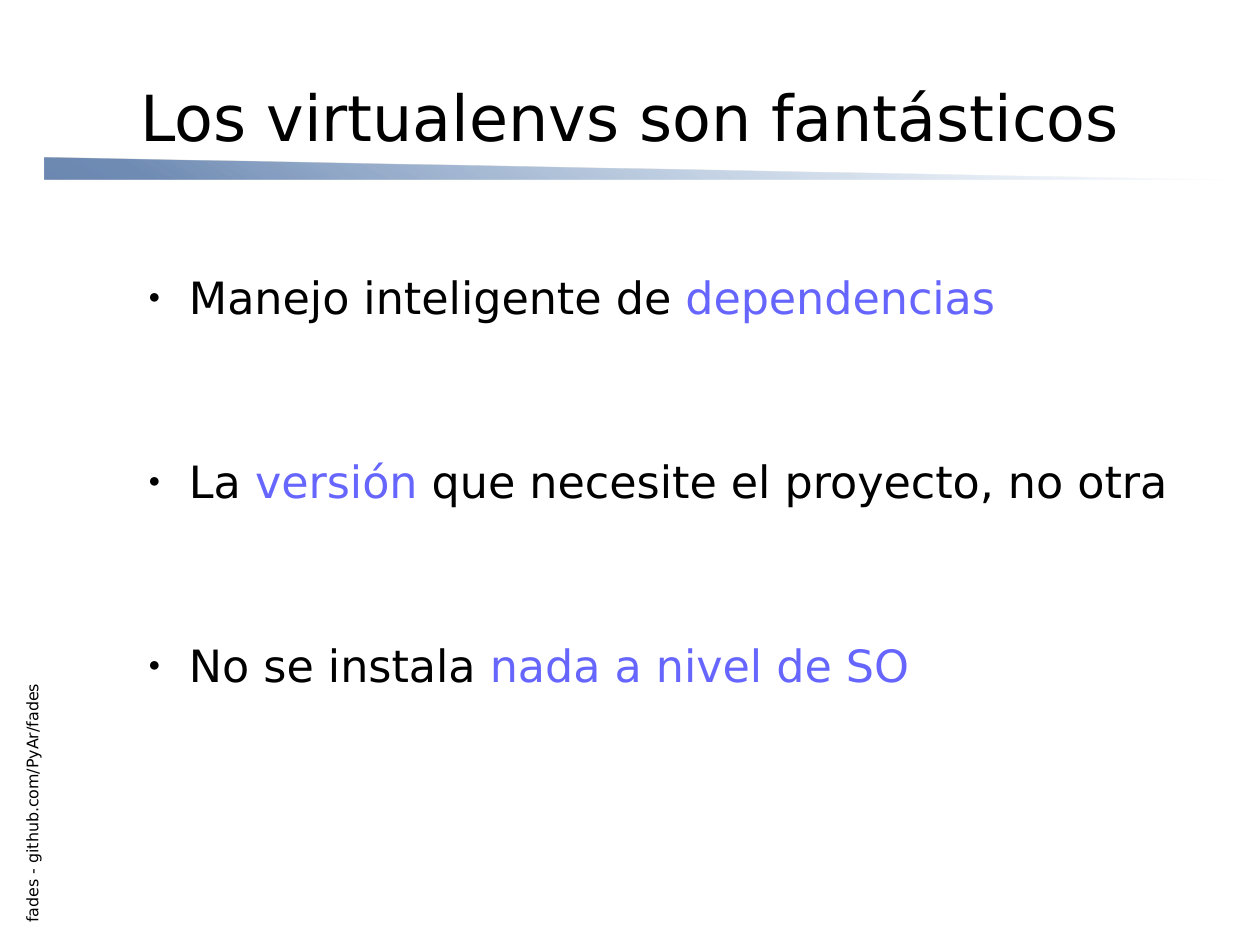
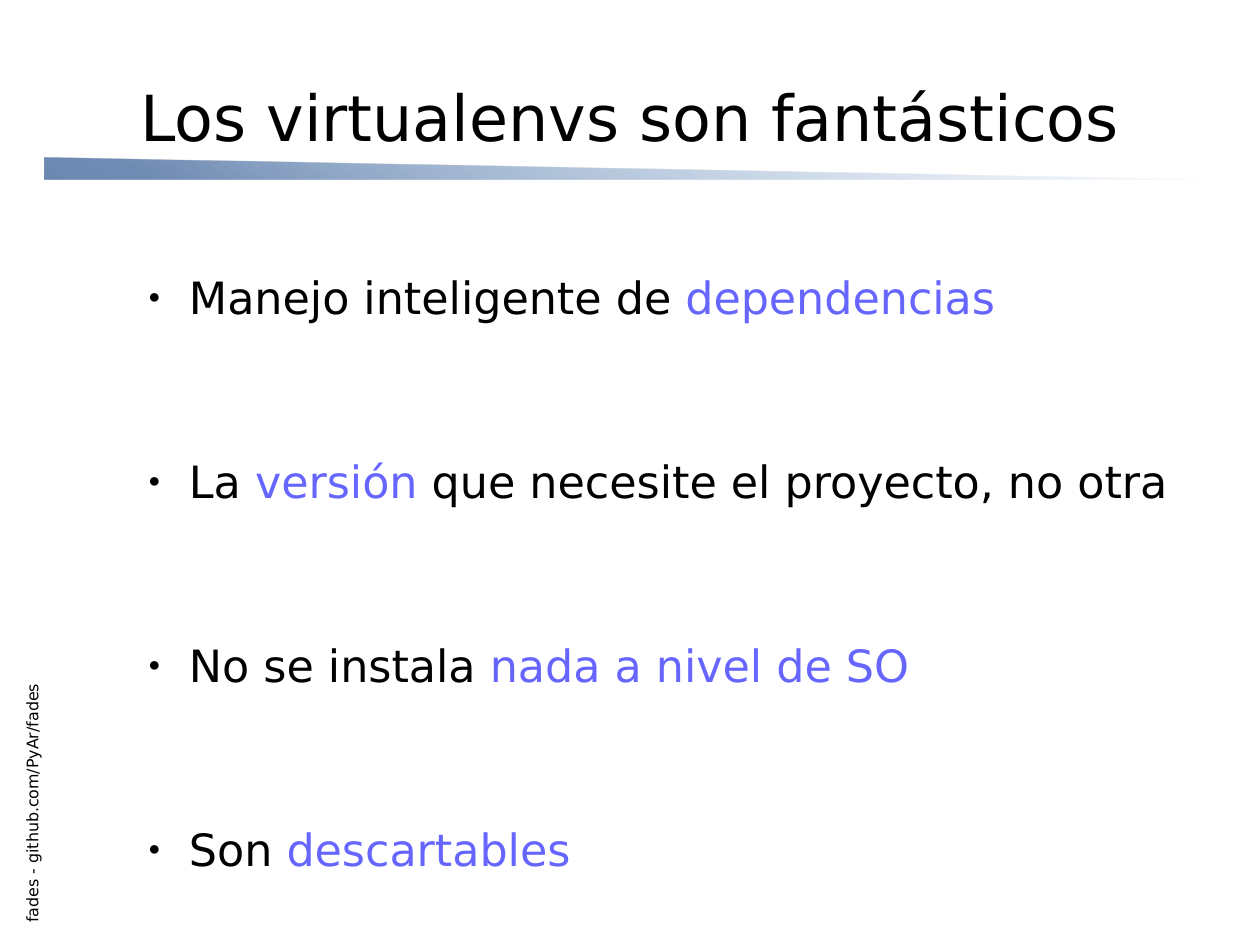
Before and after one commit to PyAr/fades, a slide deck: slide 2 of resources/slides.odp. Drawn at 1260x945 pixels with LibreOffice and Linux fonts; fonts in the diff are those of the drawing. Boxes give left, top, right and bottom in pixels: in the first picture for what was removed or moved away, otherwise in the second. Text is boxed around its words. In the diff, an @@ line names an element or a change of style, - is before the commit and + after.

```diff
--- a/resources/slides.odp
+++ b/resources/slides.odp
@@ text at (x1=189, y1=832, x2=571, y2=867): paragraph added @@
+● Son descartables
```
Also in this commit, not shown: 2 other slides changed.
